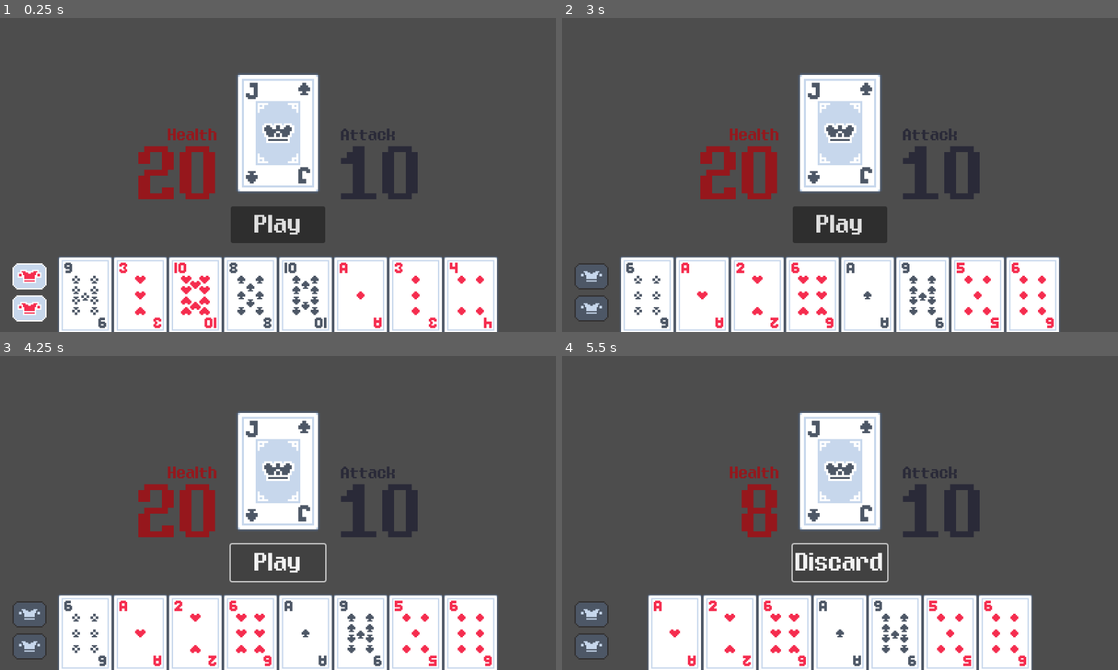
Above: before the commit, frames 1-4 (two rows, left to right).
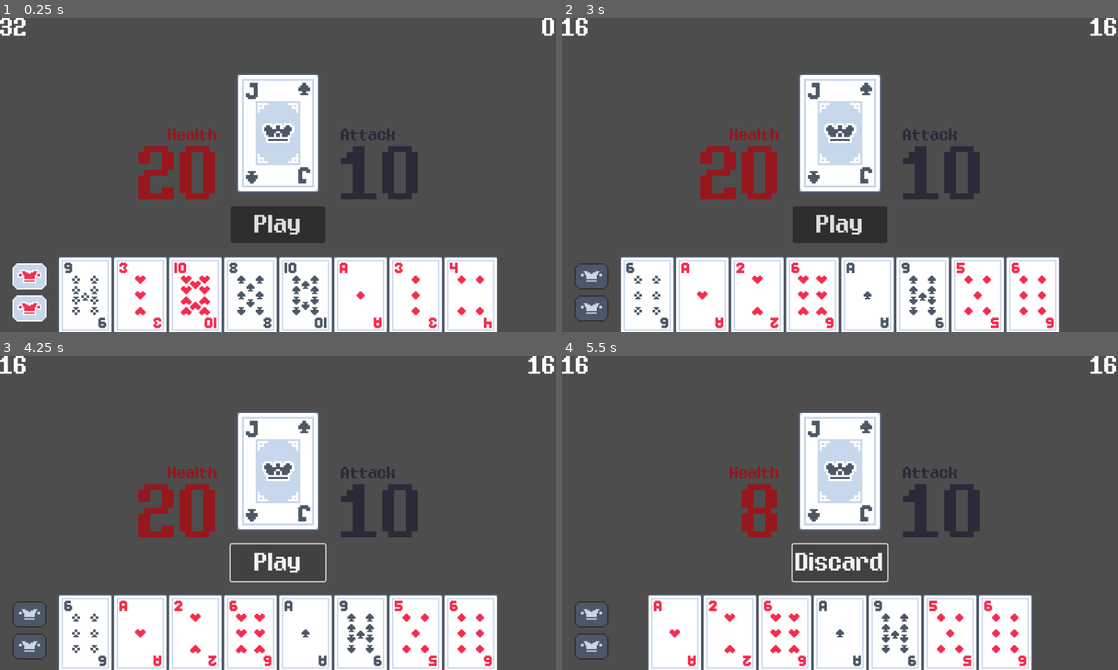
Above: after the commit, the same moments.

Repository: austintian03/regicide-clone
Game: Godot game, scene res://scenes/game.tscn
Two runs of this game, one before a commit and one after it. Both use one fixed random seed, a clock stepped at 60 frames per second and the inputs below.
Inputs (mouse positions are in pixels of both pictures, inside the frame that each line leads up to):
- Up to frame 1 (0.25 s): no input
- Up to frame 2 (3 s): click "Play" at 0.5 s; click "Play" at 1.25 s; click (589, 275) at 2 s; click (589, 306) at 2.75 s
- Up to frame 3 (4.25 s): click "Play" at 3.5 s
- Up to frame 4 (5.5 s): tap Enter at 4.25 s; move the mouse to (645, 632) at 4.27 s; press the mouse at (645, 632) at 4.28 s; release the mouse at (645, 632) at 5 s; click "Discard" at 5 s

The runs differ from the first frame. In frame 1, 0.3% of the frame differs, in the area x 0-100%, y 0-6%; in frame 2, 0.3%; in frame 3, 0.3%; in frame 4, 0.3%.

Commit message:
Add UI indicators for Deck and Discard pile sizes

Diff:
--- a/scenes/game.tscn
+++ b/scenes/game.tscn
@@ -58,6 +58,21 @@
 offset_top = 424.0
 offset_right = -7.016
 offset_bottom = 404.0
+
+[node name="DeckTracker" type="Label" parent="CanvasLayer"]
+offset_right = 40.0
+offset_bottom = 23.0
+theme = ExtResource("4_lbhrr")
+
+[node name="DiscardTracker" type="Label" parent="CanvasLayer"]
+anchors_preset = 1
+anchor_left = 1.0
+anchor_right = 1.0
+offset_left = -40.0
+offset_bottom = 23.0
+grow_horizontal = 0
+theme = ExtResource("4_lbhrr")
+horizontal_alignment = 2
 
 [node name="BossUI" type="CanvasLayer" parent="."]
 
--- a/scripts/game.gd
+++ b/scripts/game.gd
@@ -16,6 +16,8 @@
 var enemies := CardPile.new("Enemies")
 var discard := CardPile.new("Discard")
 var play_area := CardPile.new("Play Area")
+@onready var deck_tracker: Label = $CanvasLayer/DeckTracker
+@onready var discard_tracker: Label = $CanvasLayer/DiscardTracker
 
 # relevant player information
 var player_damage: int = 0
@@ -34,6 +36,7 @@
 	Events.connect("boss_card_damaged", _on_boss_card_damaged)
 	Events.connect("cards_discarded", _on_cards_discarded)
 	Events.connect("joker_effect", _on_joker_effect)
+	Events.connect("card_pile_size_changed", _on_card_pile_size_changed)
 
 	# populate player deck with cards and draw starting hand
 	populate(deck, NUMS)
@@ -43,6 +46,9 @@
 	# populate enemy pile with the royals
 	populate_enemies()
 	draw_new_royal()
+
+	# set pile size labels
+	discard_tracker.text = "0"
 
 func check_defeat() -> void:
 	if joker_button.disabled and joker_button_2.disabled:
@@ -72,6 +78,13 @@
 	discard.add_cards(hand.discard_all())
 	fill_hand()
 	check_defeat()
+
+func _on_card_pile_size_changed(pile_id: String, new_size: int) -> void:
+	match pile_id:
+		"Deck":
+			deck_tracker.text = str(new_size)
+		"Discard":
+			discard_tracker.text = str(new_size)
 
 # game effect functions
 # these process game logic/rules using the values passed alongside the emitted game event signals
